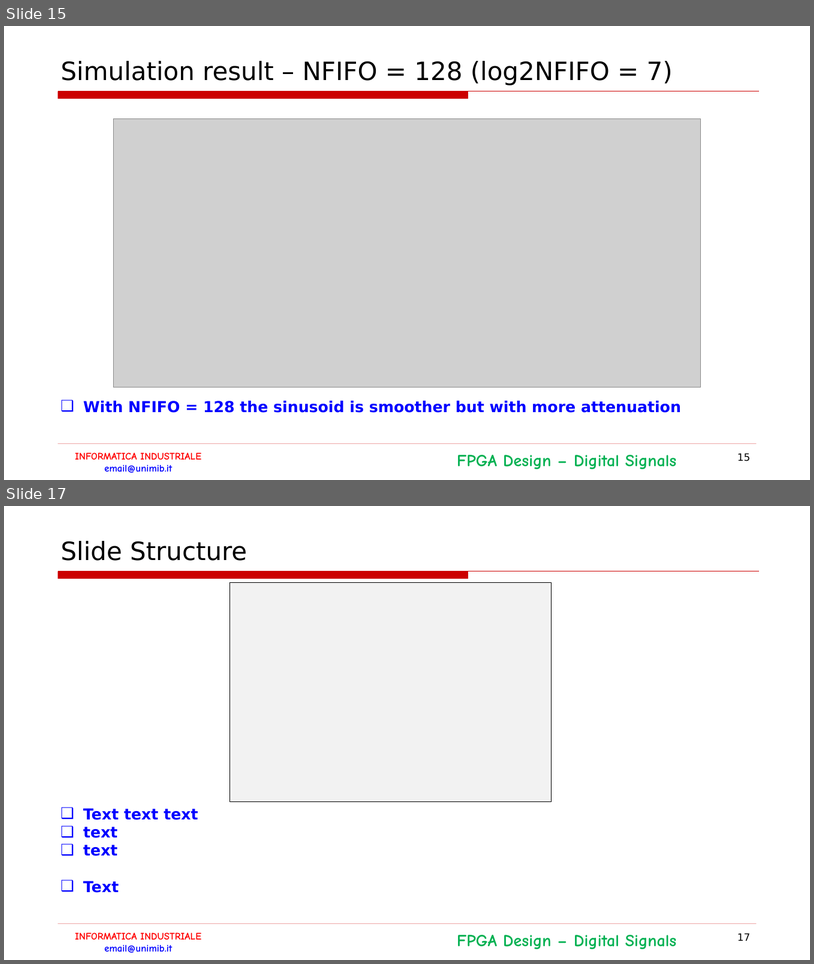
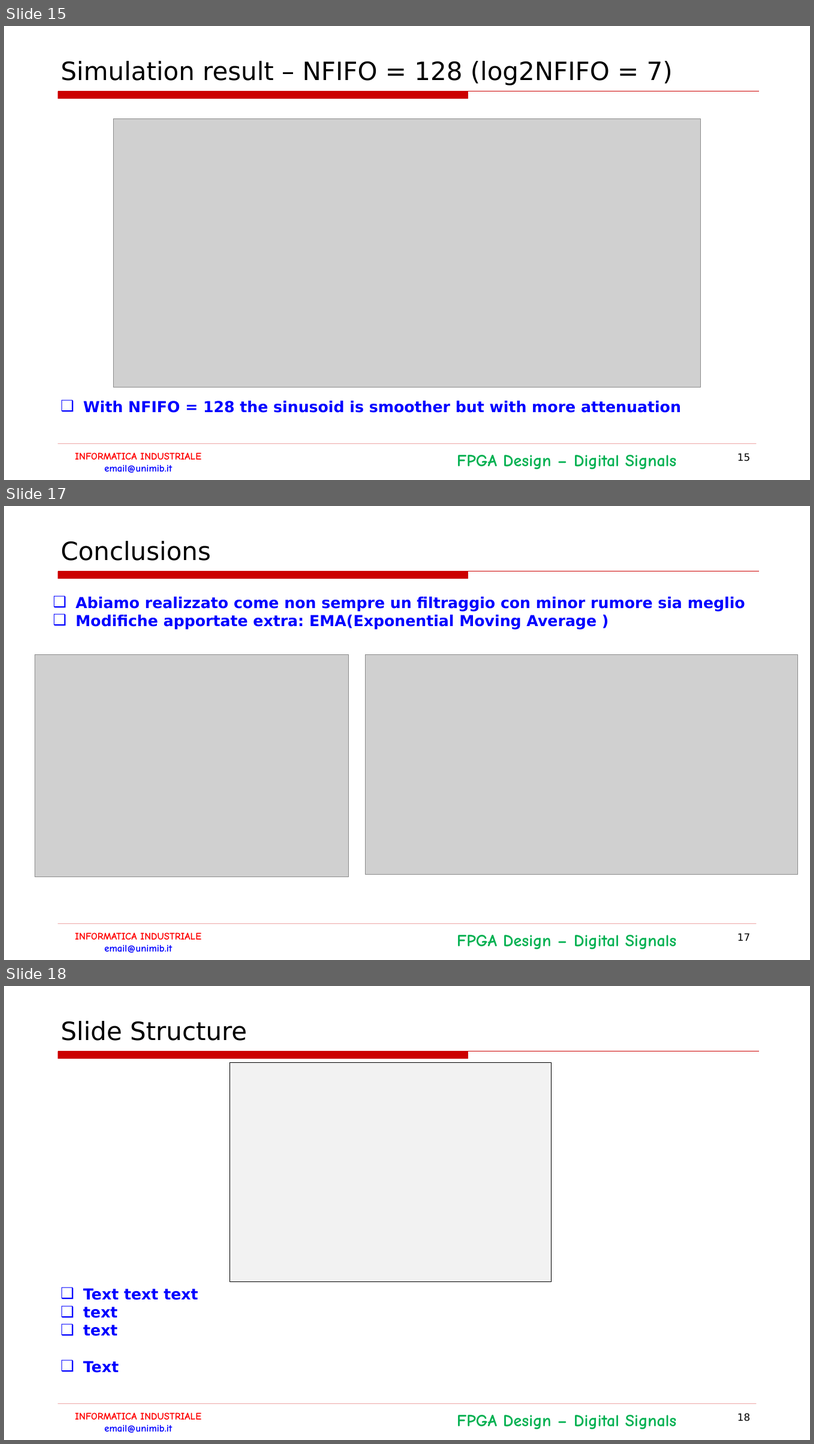
Before and after one commit to LorenzoPinaUnimib/InformaticaIndustriale, a slide deck: Documentazione.pptx. Shown one above the other, each under a label of ours: slides 15 and 17 before the commit, slides 15, 17 and 18 after it; the slides between them are not shown. The pictures are 814x964 and 814x1444 pixels, drawn with LibreOffice and Linux fonts; fonts in the diff are those of the drawing; grey boxes stand for pictures; background and template pictures are left out. Boxes give left, top, right and bottom in pixels: in the first picture for what was removed or moved away, otherwise in the second. Text is boxed around its words. In the diff, an @@ line names an element or a change of style, - is before the commit and + after.

```diff
--- a/Documentazione.pptx
+++ b/Documentazione.pptx
@@ slide 17 added at [4,506,810,960], background #FFFFFF; not listed: 4 template elements that a slide beside it also shows @@
@@ title added at [61,541,211,561], 30 pt, text #000000 @@
+Conclusions
@@ text added at [75,597,746,630], 18 pt, text #0000FF, bold @@
+❑ Abiamo realizzato come non sempre un filtraggio con minor rumore sia meglio
+❑ Modifiche apportate extra: EMA(Exponential Moving Average )
@@ picture added at [35,654,349,876] @@
@@ picture added at [366,654,798,874] @@
@@ page number added at [738,933,750,940], 12 pt, text #000000 @@
+17
@@ what was slide 17 is now slide 18 @@
@@ page number at [738,1413,750,1421]: text changed @@
-17
+18
```
Also in this commit, not shown: 1 other slide added, 44 other files.
